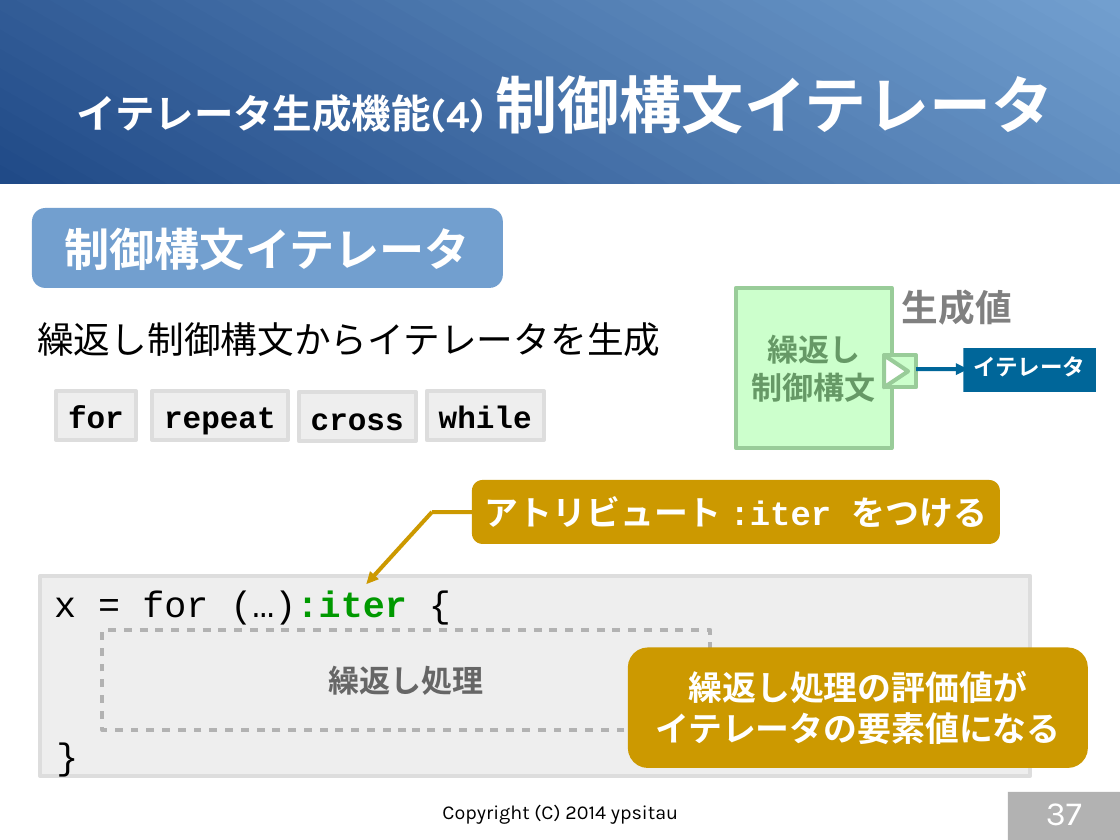
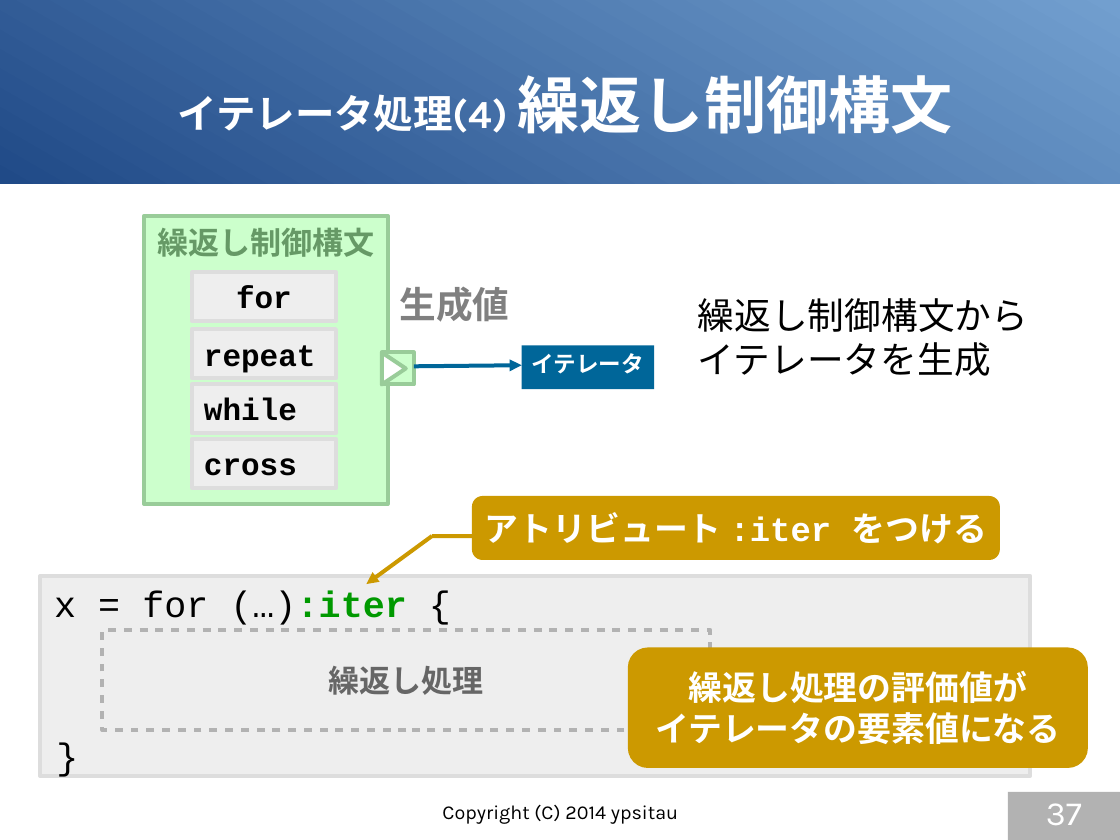
Before and after one commit to gura-lang/gura-doc, a slide deck: slide 37 of presentation/gura-introduction.odp. Drawn at 1120x840 pixels with LibreOffice and Linux fonts; fonts in the diff are those of the drawing. Boxes give left, top, right and bottom in pixels: in the first picture for what was removed or moved away, otherwise in the second. Text is boxed around its words. In the diff, an @@ line names an element or a change of style, - is before the commit and + after.

Commit message:
updated presentation

```diff
--- a/presentation/gura-introduction.odp
+++ b/presentation/gura-introduction.odp
@@ title at box(177, 75, 953, 134): text changed @@
-イテレータ生成機能(4) 制御構文イテレータ
+イテレータ処理(4) 繰返し制御構文
@@ rounded rectangle removed at box(32, 208, 503, 289) @@
-制御構文イテレータ
@@ rectangle "繰返し制御構文": place and size @@
-rectangle "繰返し制御構文" at box(736, 288, 891, 447)
+rectangle "繰返し制御構文" at box(144, 216, 388, 504)
@@ rectangle "繰返し制御構文" at box(144, 216, 388, 504): vertical alignment middle to top @@
@@ text in rectangle at box(157, 228, 374, 257): text changed @@
-繰返し
-制御構文
+繰返し制御構文
@@ rectangle "for": place and size @@
-rectangle "for" at box(56, 391, 136, 440)
+rectangle "for" at box(192, 272, 336, 321)
@@ rectangle "for" at box(192, 272, 336, 321): alignment left to centre; vertical alignment top to middle @@
@@ text "生成値": place and size @@
-text "生成値" at box(902, 290, 1012, 325)
+text "生成値" at box(399, 287, 509, 322)
@@ text at box(698, 298, 1028, 376): text changed @@
-繰返し制御構文からイテレータを生成
+繰返し制御構文から
+イテレータを生成
@@ rectangle "repeat": place and size @@
-rectangle "repeat" at box(152, 391, 289, 440)
+rectangle "repeat" at box(192, 329, 336, 378)
@@ triangle: place and size @@
-triangle at box(884, 356, 908, 388)
+triangle at box(382, 353, 406, 385)
@@ rectangle: place and size @@
-rectangle at box(884, 356, 916, 387)
+rectangle at box(382, 353, 414, 384)
@@ rectangle "イテレータ": place and size @@
-rectangle "イテレータ" at box(963, 349, 1097, 392)
+rectangle "イテレータ" at box(521, 346, 655, 389)
@@ vertical alignment top to middle in 3 elements at box(192, 329, 336, 378), box(192, 439, 336, 488), box(192, 384, 336, 433) @@
@@ rectangle "while": place and size @@
-rectangle "while" at box(427, 391, 544, 440)
+rectangle "while" at box(192, 384, 336, 433)
@@ arrow added from (414, 367) to (521, 365), #006699 2.83 pt @@
@@ arrow removed from (917, 369) to (969, 369) @@
@@ rectangle "cross": place and size @@
-rectangle "cross" at box(299, 392, 416, 441)
+rectangle "cross" at box(192, 439, 336, 488)
@@ rounded rectangle "アトリビュート :iter をつける": place and size @@
-rounded rectangle "アトリビュート :iter をつける" at box(473, 480, 1001, 544)
+rounded rectangle "アトリビュート :iter をつける" at box(473, 496, 1001, 560)
@@ arrow moved from (367, 584) - (432, 512) to (367, 584) - (432, 537) @@
@@ line moved from (432, 512) - (476, 512) to (432, 537) - (476, 537) @@
```
Also in this commit, not shown: 19 other slides changed.
